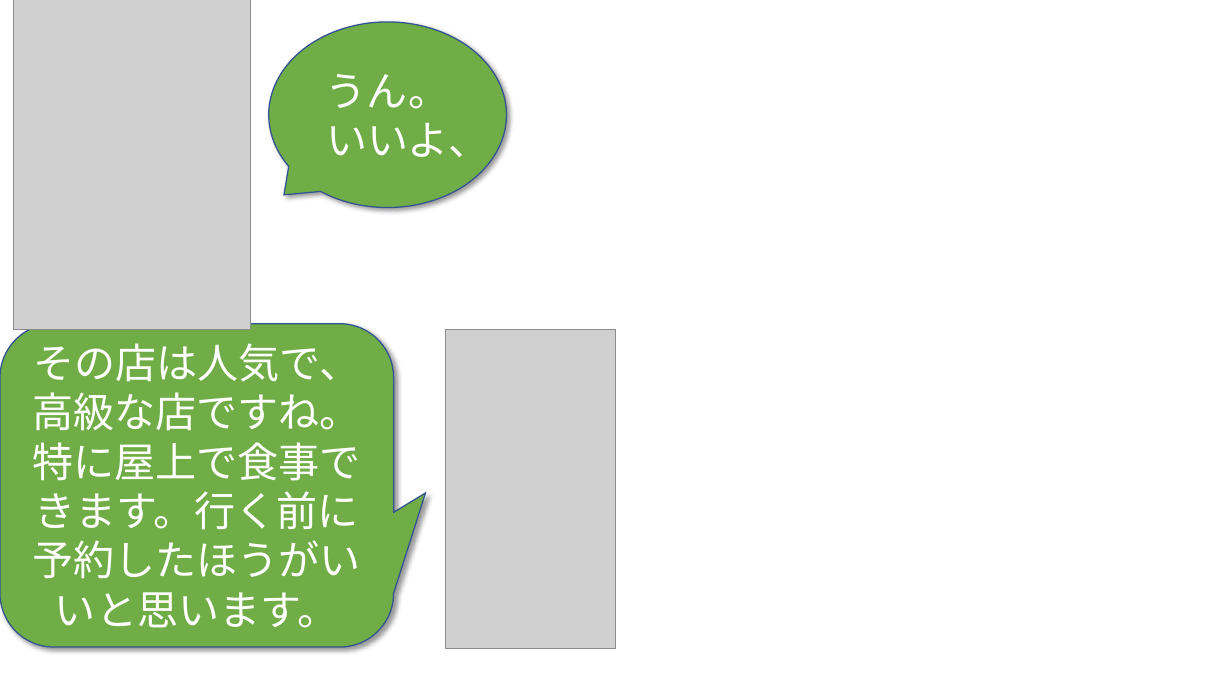
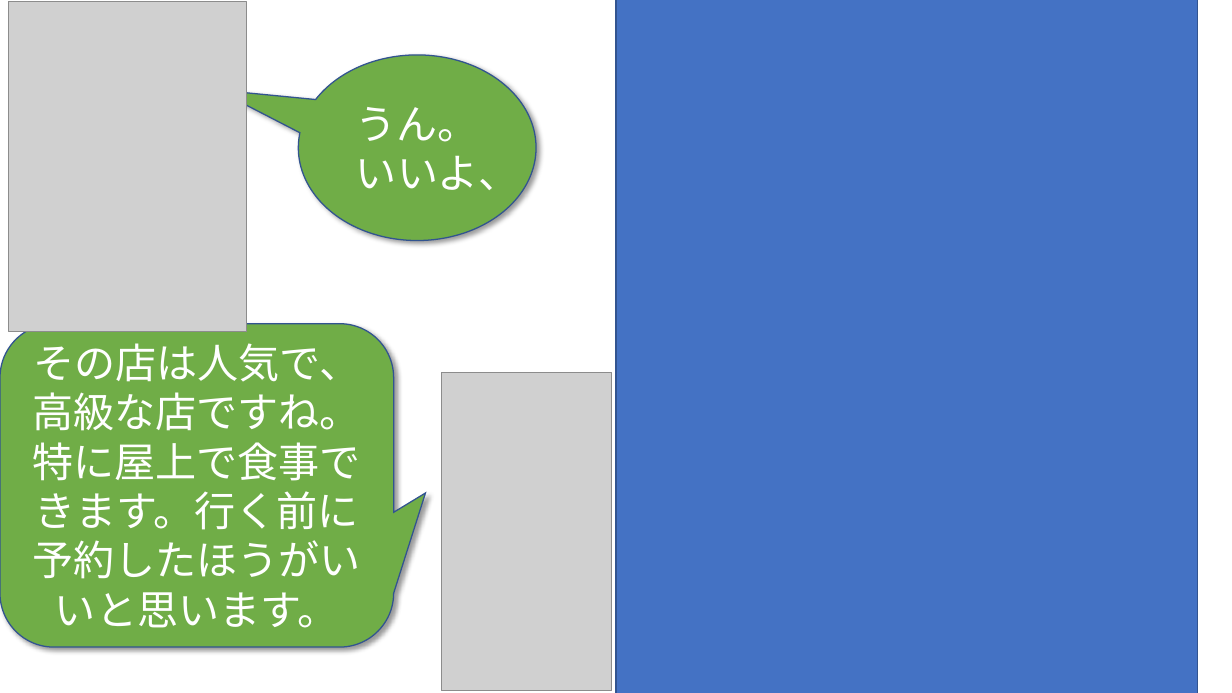
Before and after one commit to phuchung97/phuchung97.github.io, a slide deck: slide 15 of design/story.pptx. Drawn at 1232x693 pixels with LibreOffice and Linux fonts; fonts in the diff are those of the drawing; grey boxes stand for pictures; background and template pictures are left out. Boxes give left, top, right and bottom in pixels: in the first picture for what was removed or moved away, otherwise in the second. Text is boxed around its words. In the diff, an @@ line names an element or a change of style, - is before the commit and + after.

```diff
--- a/design/story.pptx
+++ b/design/story.pptx
@@ picture: place and size @@
-picture at bbox=[13, 0, 250, 330]
+picture at bbox=[8, 2, 246, 332]
@@ rectangle added at bbox=[616, 0, 1198, 693], fill #4472C4, outline #325491 1 pt @@
@@ speech bubble "うん。いいよ、": place and size @@
-speech bubble "うん。いいよ、" at bbox=[269, 22, 506, 208]
+speech bubble "うん。いいよ、" at bbox=[299, 55, 536, 240]
@@ speech bubble "うん。いいよ、" at bbox=[299, 55, 536, 240]: proportions changed @@
@@ picture: place and size @@
-picture at bbox=[445, 330, 616, 649]
+picture at bbox=[442, 372, 612, 691]
```
Also in this commit, not shown: 19 other slides changed, 20 other files.
